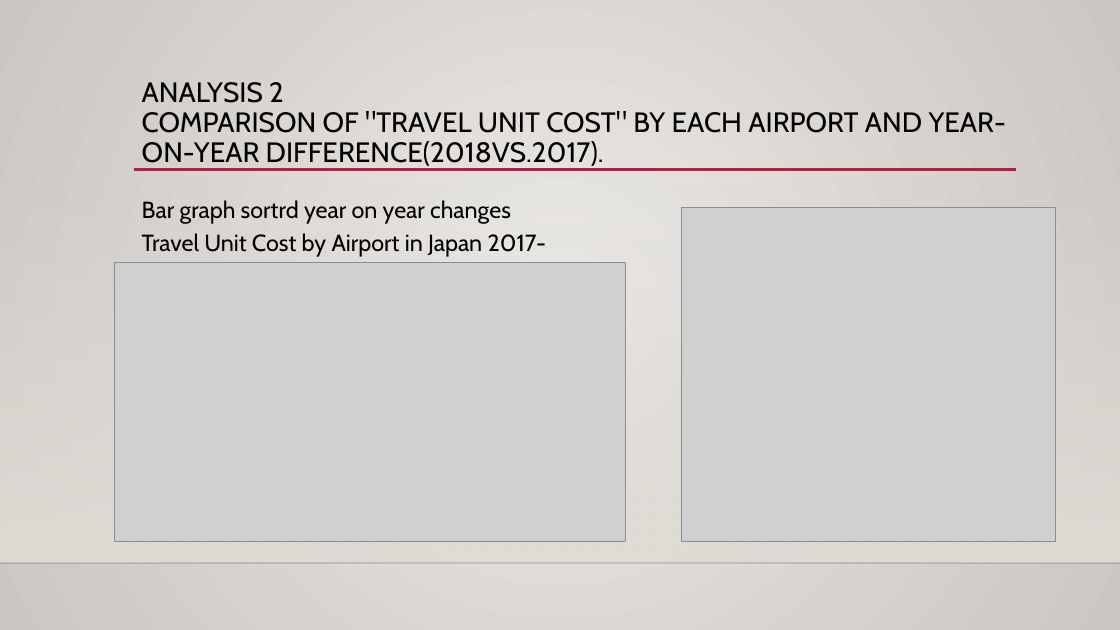
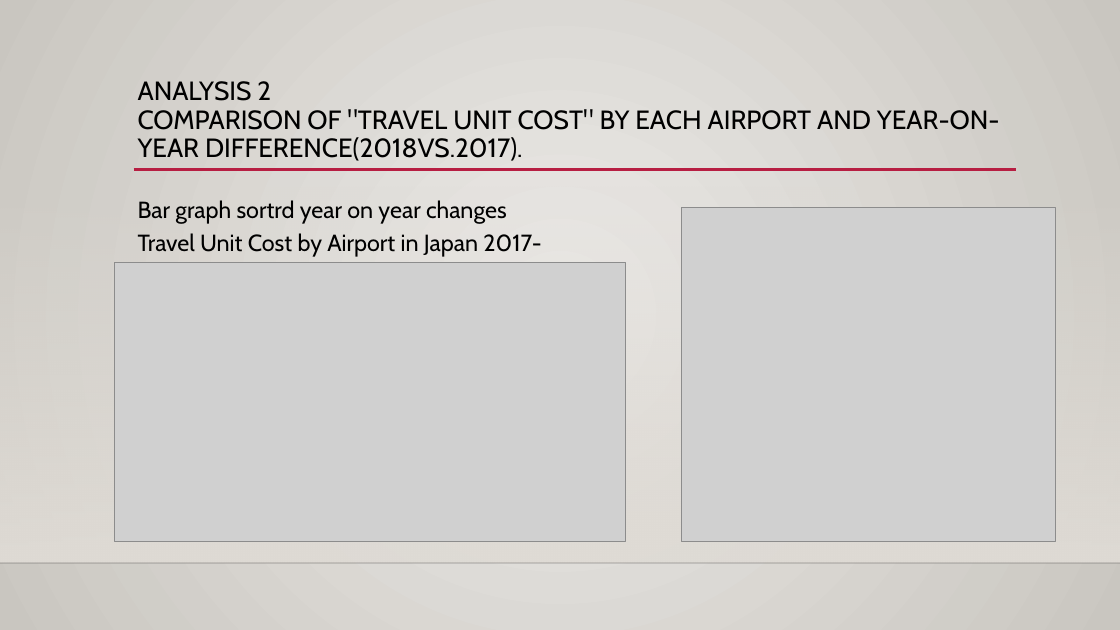
Before and after one commit to Tomokuri/gitforcoursera, a slide deck: slide 7 of Which_Airport_to_build_a_new_restaurant.pptx. Drawn at 1120x630 pixels with LibreOffice and Linux fonts; fonts in the diff are those of the drawing; grey boxes stand for pictures; background and template pictures are left out. Boxes give left, top, right and bottom in pixels: in the first picture for what was removed or moved away, otherwise in the second. Text is boxed around its words. In the diff, an @@ line names an element or a change of style, - is before the commit and + after.

```diff
--- a/Which_Airport_to_build_a_new_restaurant.pptx
+++ b/Which_Airport_to_build_a_new_restaurant.pptx
@@ background gradient #ECEAE7 to #CAC7C1 to gradient #ECEAE7 to #C9C6C0 @@
@@ title "ANALYSIS 2 COMPARISON OF "TRAVEL ..." at [138, 81, 1000, 161]: size 24 to 22.6 pt @@
@@ text "Bar graph sortrd year on ...": place and size @@
-text "Bar graph sortrd year on ..." at [142, 200, 546, 257]
+text "Bar graph sortrd year on ..." at [138, 200, 541, 257]
```
Also in this commit, not shown: 9 other slides changed, 2 slides added.
